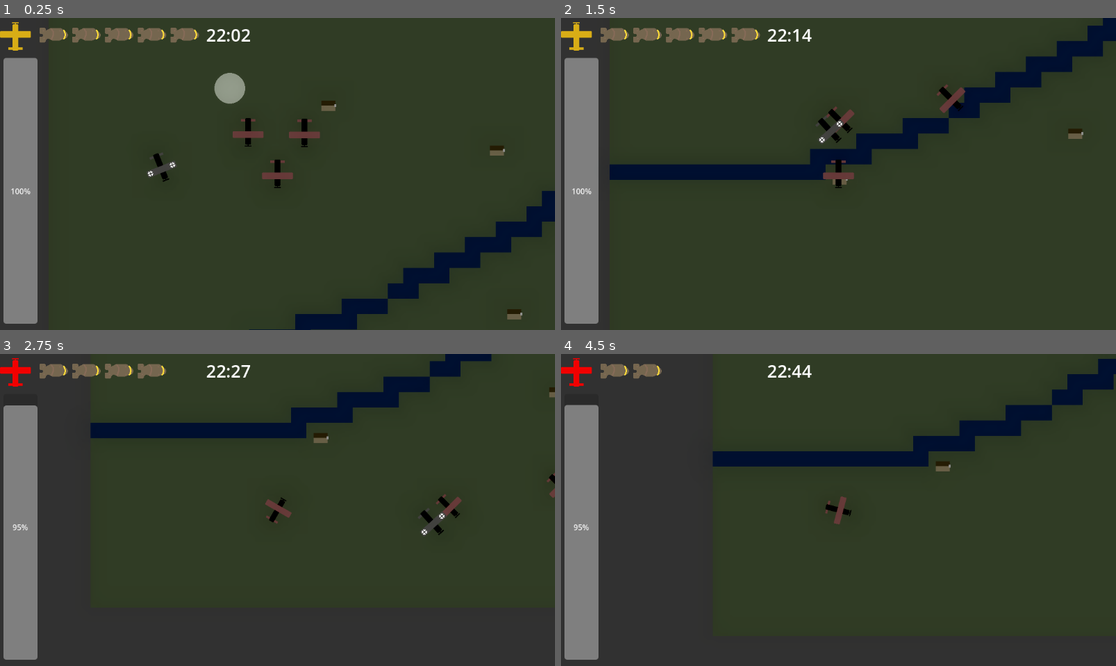
Above: before the commit, frames 1-4 (two rows, left to right).
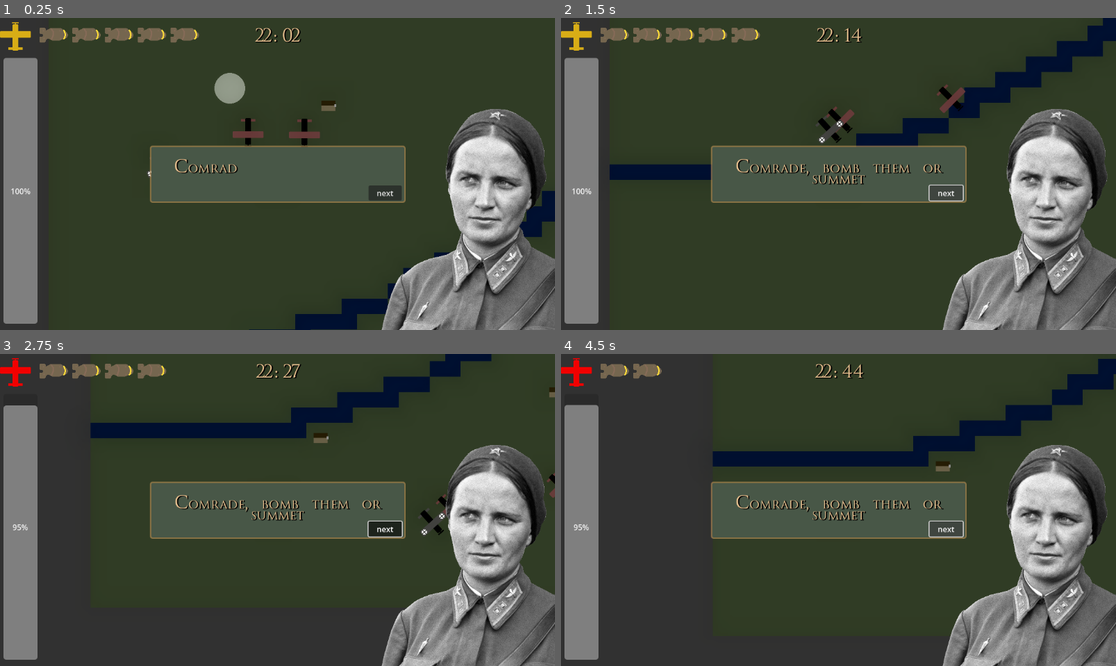
Above: after the commit, the same moments.

Repository: jsteele15/Night-witches
Game: Godot game, scene res://map/main.tscn
The game is run twice, just before and just after one commit, with the same random seed, the same clock (stepped at 60 frames per second) and the same inputs.
Inputs (mouse positions are in pixels of both pictures, inside the frame that each line leads up to):
- Up to frame 1 (0.25 s): no input
- Up to frame 2 (1.5 s): click (943, 192) at 0.5 s, where only the run after the commit has a clickable "next"; click (943, 192) at 1.25 s, where only the run after the commit has a clickable "next"
- Up to frame 3 (2.75 s): hold D (right) from 2.03 s (still down); hold Space (bomb) from 2.03 s (still down); tap E (engine) at 2.3 s
- Up to frame 4 (4.5 s): release D (right) at 2.78 s; release Space (bomb) at 2.78 s; hold A (left) 2.78-3.53 s; tap E (engine) at 2.85, 3.8, 4.35 s; tap Space (bomb) at 3.05 s; hold Space (bomb) 3.53-4.28 s; hold D (right) from 3.53 s (still down)

The runs differ from the first frame. In frame 1, 21% of the frame differs, in the area x 27-100%, y 3-100%; in frame 2, 21%; in frame 3, 21%; in frame 4, 21%.

Commit message:
tutorials going in
- added proper fonts and text
- tutorials being added

Diff:
--- a/night-witches/map/game_vars.gd
+++ b/night-witches/map/game_vars.gd
@@ -35,3 +35,21 @@
 var current_points : int = 0
 
 const SMALL_TARGET : int = 100
+
+func reset():
+	"""reset all values to its original point"""
+	cur_time = 1320
+	night_over = false
+	player_alive = true
+	current_points = 0
+	current_sus = 0
+	current_hight = 3000
+	number_of_bombs = 4
+
+var TUTORIAL_INTRO : String = "[center]Comrade, bomb them or summet".format({})
+var TUTORIAL_MOVE : String = "[center]A or D keys to change direction".format({})
+var TUTORIAL_SPACE : String = "[center]press SPACE to drop a bomb on target".format({})
+var TUTORIAL_NOISE : String = "[center]be mindful of the noise you make, press E to turn off your engines. But be carfule you dont fly too low".format({})
+var TUTORIAL_BASE : String = "[center]return to base to collect more bombs and allies".format({})
+var TUTORIAL_ALLIES : String = "[center]allies will keep Nazi planes and spotlights off your back".format({})
+var TUTORIAL_END : String = "[center]You now know everything you'll need to defend our glorious peoples republic!".format({})
--- /dev/null
+++ b/night-witches/ui/game_text.gd
@@ -0,0 +1,35 @@
+extends RichTextLabel
+
+
+@export var reveal_time := 1.0  # seconds to reveal whole text
+
+var t := 0.0
+var total_chars := 0
+var is_clock : bool = false
+
+func _process(delta):
+	if is_clock == true:
+		return
+	if visible_characters >= total_chars:
+		return
+
+	t += delta
+	var alpha = clamp(t / reveal_time, 0.0, 1.0)
+
+	# Lerp from 0 → total_chars
+	visible_characters = int(lerp(0.0, float(total_chars), alpha))
+
+#
+#
+#	public functions
+#
+#
+
+func set_up_text(txt : String):
+	"""turn the process function off, set a text, the total character count of said text and bam"""
+	set_process(false)
+	self.text = txt
+	total_chars = get_total_character_count()
+	visible_characters = 0
+	t = 0.0
+	set_process(true)
--- /dev/null
+++ b/night-witches/ui/game_text.tscn
@@ -0,0 +1,26 @@
+[gd_scene load_steps=3 format=3 uid="uid://xeg2gnmclwhw"]
+
+[ext_resource type="FontFile" uid="uid://bxf31s7aeu1cf" path="res://assets/fonts/TrajanusRoman-6aEq.ttf" id="1_8ib7s"]
+[ext_resource type="Script" uid="uid://bobpartbt4sji" path="res://ui/game_text.gd" id="2_fbnmy"]
+
+[node name="game text" type="RichTextLabel"]
+offset_right = 174.0
+offset_bottom = 40.0
+theme_override_colors/default_color = Color(0.90588236, 0.7529412, 0.56078434, 1)
+theme_override_colors/font_outline_color = Color(0, 0, 0, 1)
+theme_override_colors/font_shadow_color = Color(0, 0, 0, 1)
+theme_override_constants/line_separation = 6
+theme_override_constants/shadow_outline_size = 2
+theme_override_constants/shadow_offset_x = 2
+theme_override_fonts/normal_font = ExtResource("1_8ib7s")
+theme_override_font_sizes/normal_font_size = 36
+bbcode_enabled = true
+text = "[center] Whatever
+
+you fucking say buddy
+
+i juist sdfofiahgdbu
+
+anyway"
+fit_content = true
+script = ExtResource("2_fbnmy")
--- a/night-witches/ui/timer_top.gd
+++ b/night-witches/ui/timer_top.gd
@@ -1,19 +1,19 @@
 extends Control
 
 
-@onready var timer_text : RichTextLabel = $RichTextLabel
+@onready var timer_text : RichTextLabel = $"clock text"
 @onready var timer : Timer = $"game timer"
 
 var end_triggered : bool = false
 func _ready():
 	_update_label()  # show initial time
-
+	timer_text.is_clock = true
 
 
 func _update_label():
 	var minutes = int(GameVars.cur_time / 60)
 	var seconds = int(GameVars.cur_time % 60)
-	timer_text.text = "%02d:%02d" % [minutes, seconds]
+	timer_text.text = "[center]%02d:%02d" % [minutes, seconds]
 
 
 func _on_game_timer_timeout() -> void:
--- a/night-witches/ui/timer_top.tscn
+++ b/night-witches/ui/timer_top.tscn
@@ -1,9 +1,11 @@
-[gd_scene load_steps=2 format=3 uid="uid://bgt42kf48x0se"]
+[gd_scene load_steps=3 format=3 uid="uid://bgt42kf48x0se"]
 
 [ext_resource type="Script" uid="uid://cj6ongxufckw5" path="res://ui/timer_top.gd" id="1_30jxs"]
+[ext_resource type="PackedScene" uid="uid://xeg2gnmclwhw" path="res://ui/game_text.tscn" id="2_yi5qi"]
 
 [node name="timer top" type="Control"]
 layout_mode = 3
+anchors_preset = 15
 anchor_right = 1.0
 anchor_bottom = 1.0
 offset_top = 10.0
@@ -11,17 +13,19 @@
 grow_vertical = 2
 script = ExtResource("1_30jxs")
 
-[node name="RichTextLabel" type="RichTextLabel" parent="."]
+[node name="clock text" parent="." instance=ExtResource("2_yi5qi")]
+clip_contents = false
 layout_mode = 1
 anchors_preset = -1
-anchor_left = 0.46400002
-anchor_right = 0.46400002
-offset_left = -108.528015
-offset_top = 8.0
-offset_right = 109.471985
-offset_bottom = 71.0
-theme_override_font_sizes/normal_font_size = 36
-bbcode_enabled = true
+anchor_left = 0.5
+anchor_right = 0.5
+offset_left = -576.0
+offset_top = 30.0
+offset_right = 576.0
+offset_bottom = 638.0
+grow_horizontal = 2
+grow_vertical = 2
+theme_override_constants/line_separation = 20
 text = "[center]00:00"
 
 [node name="game timer" type="Timer" parent="."]
--- /dev/null
+++ b/night-witches/ui/tutorial_box.gd
@@ -0,0 +1,13 @@
+extends Control
+
+@onready var tutorial_text : RichTextLabel = $"game text"
+@onready var next_button : Button = $"game text/next button"
+var intro : bool = false
+
+
+
+# Called every frame. 'delta' is the elapsed time since the previous frame.
+func _process(delta: float) -> void:
+	if intro == false:
+		tutorial_text.set_up_text(GameVars.TUTORIAL_INTRO)
+		intro = true
--- /dev/null
+++ b/night-witches/ui/tutorial_box.tscn
@@ -0,0 +1,83 @@
+[gd_scene load_steps=5 format=3 uid="uid://b1q0jactwg8oj"]
+
+[ext_resource type="Texture2D" uid="uid://bp4qcf0j4s18i" path="res://assets/img/Marina Raskova.png" id="1_4xymx"]
+[ext_resource type="Script" uid="uid://ihk10n2m0etc" path="res://ui/tutorial_box.gd" id="1_58tfx"]
+[ext_resource type="PackedScene" uid="uid://xeg2gnmclwhw" path="res://ui/game_text.tscn" id="2_2g0v3"]
+
+[sub_resource type="StyleBoxFlat" id="StyleBoxFlat_58tfx"]
+bg_color = Color(0.28235295, 0.34117648, 0.2784314, 1)
+border_width_left = 3
+border_width_top = 3
+border_width_right = 3
+border_width_bottom = 3
+border_color = Color(0.73333335, 0.57254905, 0.34117648, 0.61960787)
+corner_radius_top_left = 5
+corner_radius_top_right = 5
+corner_radius_bottom_right = 5
+corner_radius_bottom_left = 5
+
+[node name="tutorial box" type="Control"]
+layout_mode = 3
+anchors_preset = 15
+anchor_right = 1.0
+anchor_bottom = 1.0
+grow_horizontal = 2
+grow_vertical = 2
+script = ExtResource("1_58tfx")
+
+[node name="leader im" type="TextureRect" parent="."]
+layout_mode = 1
+anchors_preset = -1
+anchor_left = 1.1010001
+anchor_top = 1.238
+anchor_right = 1.1010001
+anchor_bottom = 1.238
+offset_left = -492.35205
+offset_top = -636.224
+offset_right = 0.6479492
+offset_bottom = -0.22399902
+grow_horizontal = 0
+grow_vertical = 0
+texture = ExtResource("1_4xymx")
+flip_h = true
+
+[node name="game text" parent="." instance=ExtResource("2_2g0v3")]
+layout_mode = 1
+anchors_preset = 8
+anchor_left = 0.5
+anchor_top = 0.5
+anchor_right = 0.5
+anchor_bottom = 0.5
+offset_left = -265.5
+offset_top = -59.5
+offset_right = 265.5
+offset_bottom = 59.5
+grow_horizontal = 2
+grow_vertical = 2
+horizontal_alignment = 1
+vertical_alignment = 1
+
+[node name="Panel" type="Panel" parent="game text"]
+show_behind_parent = true
+layout_mode = 1
+anchors_preset = 15
+anchor_right = 1.0
+anchor_bottom = 1.0
+grow_horizontal = 2
+grow_vertical = 2
+theme_override_styles/panel = SubResource("StyleBoxFlat_58tfx")
+
+[node name="next button" type="Button" parent="game text"]
+layout_mode = 1
+anchors_preset = 3
+anchor_left = 1.0
+anchor_top = 1.0
+anchor_right = 1.0
+anchor_bottom = 1.0
+offset_left = -77.5
+offset_top = -36.5
+offset_right = -8.5
+offset_bottom = -5.5
+grow_horizontal = 0
+grow_vertical = 0
+text = "next"
--- a/night-witches/ui/ui.gd
+++ b/night-witches/ui/ui.gd
@@ -1,7 +1,9 @@
 extends CanvasLayer
 
-@onready var fail_text : RichTextLabel = $"fail text"
+@onready var fail_text : RichTextLabel = $"main/fail text"
 
+var death_trig : bool = false
+var night_over_trig : bool = false
 # Called when the node enters the scene tree for the first time.
 func _ready() -> void:
 	pass # Replace with function body.
@@ -9,9 +11,13 @@
 
 # Called every frame. 'delta' is the elapsed time since the previous frame.
 func _process(delta: float) -> void:
-	if GameVars.player_alive == false:
+	if GameVars.player_alive == false and death_trig == false:
 		fail_text.visible = true
+		fail_text.set_up_text("[center]You Crashed".format({}))
+		death_trig = true
 
-	if GameVars.night_over == true:
+	if GameVars.night_over == true and night_over_trig == false:
 		fail_text.text = "[center]Night over, points {p}".format({"p": GameVars.current_points})
 		fail_text.visible = true
+		fail_text.set_up_text("[center]Night over, points {p}".format({"p": GameVars.current_points}))
+		night_over_trig = true
--- a/night-witches/ui/ui.tscn
+++ b/night-witches/ui/ui.tscn
@@ -1,9 +1,11 @@
-[gd_scene load_steps=5 format=3 uid="uid://28grpjl81215"]
+[gd_scene load_steps=7 format=3 uid="uid://28grpjl81215"]
 
 [ext_resource type="Script" uid="uid://d3m4vlek1ox56" path="res://ui/ui.gd" id="1_ks8t7"]
 [ext_resource type="PackedScene" uid="uid://rye13sdxr8wl" path="res://ui/altitude_bar.tscn" id="1_nb4k0"]
 [ext_resource type="PackedScene" uid="uid://bgt42kf48x0se" path="res://ui/timer_top.tscn" id="3_wl5ax"]
 [ext_resource type="PackedScene" uid="uid://brnf6mgju1lb8" path="res://ui/vis_indicator.tscn" id="4_vkava"]
+[ext_resource type="PackedScene" uid="uid://xeg2gnmclwhw" path="res://ui/game_text.tscn" id="5_tf0e0"]
+[ext_resource type="PackedScene" uid="uid://b1q0jactwg8oj" path="res://ui/tutorial_box.tscn" id="6_obcwv"]
 
 [node name="ui" type="CanvasLayer"]
 script = ExtResource("1_ks8t7")
@@ -16,29 +18,48 @@
 offset_bottom = -13.0
 grow_horizontal = 1
 
-[node name="fail text" type="RichTextLabel" parent="."]
-visible = false
-anchors_preset = 15
-anchor_right = 1.0
-anchor_bottom = 1.0
-offset_left = 309.0
-offset_top = 240.0
-offset_right = -24.0
-offset_bottom = -155.0
-size_flags_horizontal = 3
-size_flags_vertical = 3
-theme_override_font_sizes/normal_font_size = 70
-bbcode_enabled = true
-text = "YOU CRASHED"
-
 [node name="timer top" parent="." instance=ExtResource("3_wl5ax")]
-anchors_preset = 15
 offset_left = 2.0
 offset_top = 2.0
 offset_right = 2.0
 offset_bottom = -8.0
 
-[node name="VisIndicator" parent="." instance=ExtResource("4_vkava")]
+[node name="main" type="Control" parent="."]
+layout_mode = 3
 anchors_preset = 15
+anchor_right = 1.0
+anchor_bottom = 1.0
+grow_horizontal = 2
+grow_vertical = 2
+size_flags_horizontal = 3
+size_flags_vertical = 3
+
+[node name="fail text" parent="main" instance=ExtResource("5_tf0e0")]
+layout_mode = 1
+anchors_preset = -1
+anchor_left = 0.5
+anchor_top = 0.5
+anchor_right = 0.5
+anchor_bottom = 0.5
+offset_left = -491.0
+offset_top = -155.0
+offset_right = 495.0
+offset_bottom = 164.0
+grow_horizontal = 2
+grow_vertical = 2
+size_flags_horizontal = 3
+size_flags_vertical = 3
+theme_override_constants/line_separation = 50
+theme_override_font_sizes/normal_font_size = 90
+text = "[center]
+You Crashed"
+horizontal_alignment = 1
+vertical_alignment = 1
+
+[node name="VisIndicator" parent="main" instance=ExtResource("4_vkava")]
+layout_mode = 1
+offset_left = 0.0
 offset_top = 9.0
 offset_bottom = -1.0
+
+[node name="tutorial box" parent="." instance=ExtResource("6_obcwv")]
Binary file added: night-witches/assets/fonts/TrajanusRoman-6aEq.ttf
Not shown, added: night-witches/assets/fonts/TrajanusRoman-6aEq.ttf.import
Binary file added: night-witches/assets/img/Marina Raskova.png
Not shown, added: night-witches/assets/img/Marina Raskova.png.import
Binary file added: night-witches/assets/screenshots/cover.aseprite
Not shown, added: night-witches/ui/game_text.gd.uid
Not shown, added: night-witches/ui/tutorial_box.gd.uid
